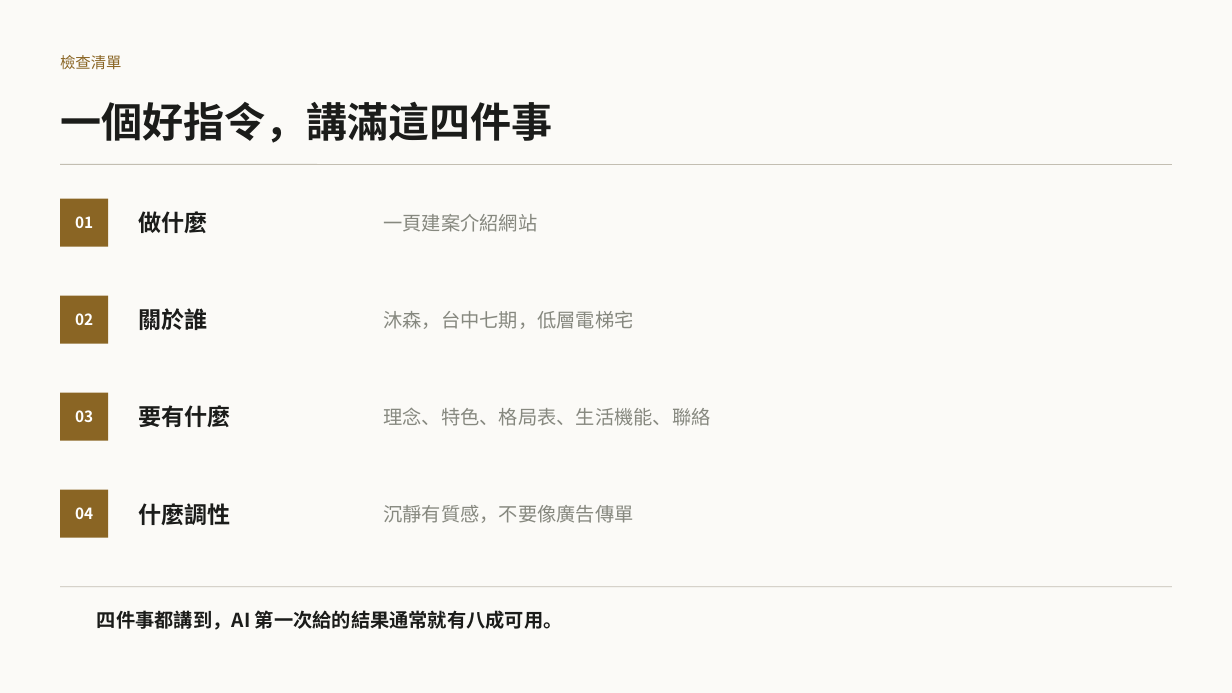
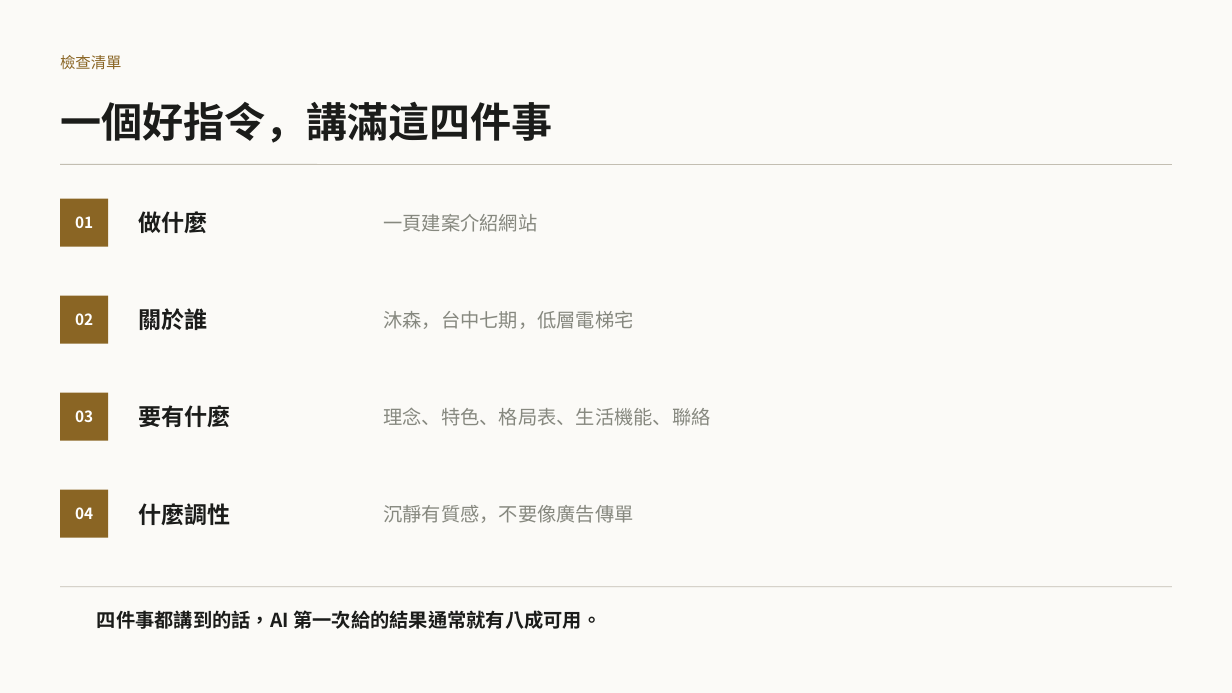
Before and after one commit to b39070566/architectureAiClass, a slide deck: slide 9 of slides/vibe-coding-workshop.pptx. Drawn at 1232x693 pixels with LibreOffice and Linux fonts; fonts in the diff are those of the drawing. Boxes give left, top, right and bottom in pixels: in the first picture for what was removed or moved away, otherwise in the second. Text is boxed around its words. In the diff, an @@ line names an element or a change of style, - is before the commit and + after.

```diff
--- a/slides/vibe-coding-workshop.pptx
+++ b/slides/vibe-coding-workshop.pptx
@@ text at [97,610,601,629]: text changed @@
-四件事都講到，AI 第一次給的結果通常就有八成可用。
+四件事都講到的話，AI 第一次給的結果通常就有八成可用。
```
Also in this commit, not shown: 17 other slides changed, 3 slides added, 2 slides removed, 6 other files.
